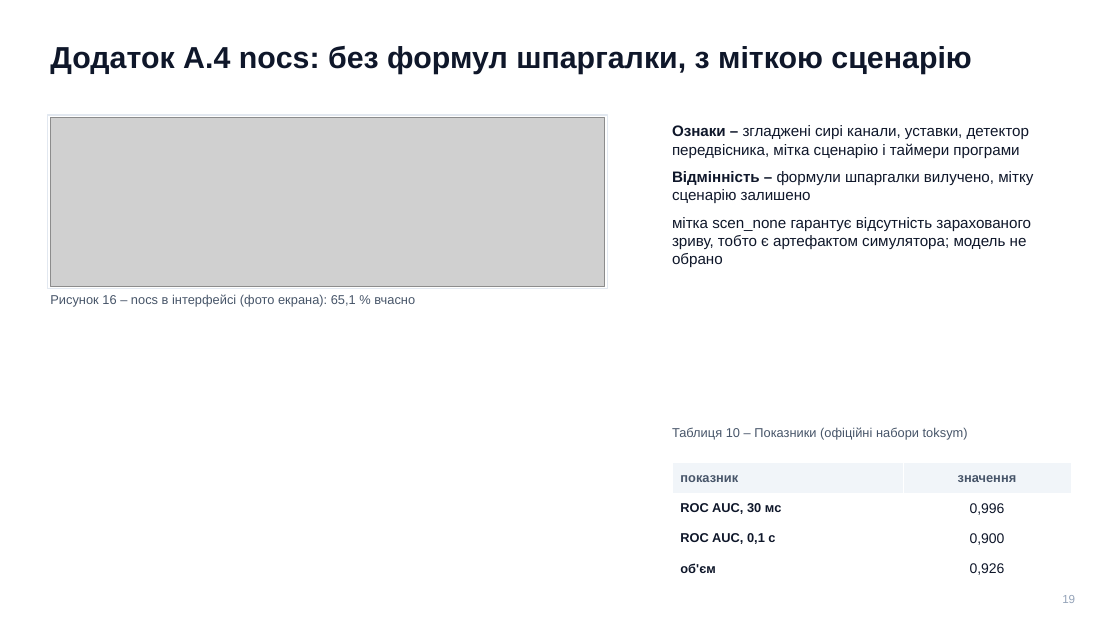
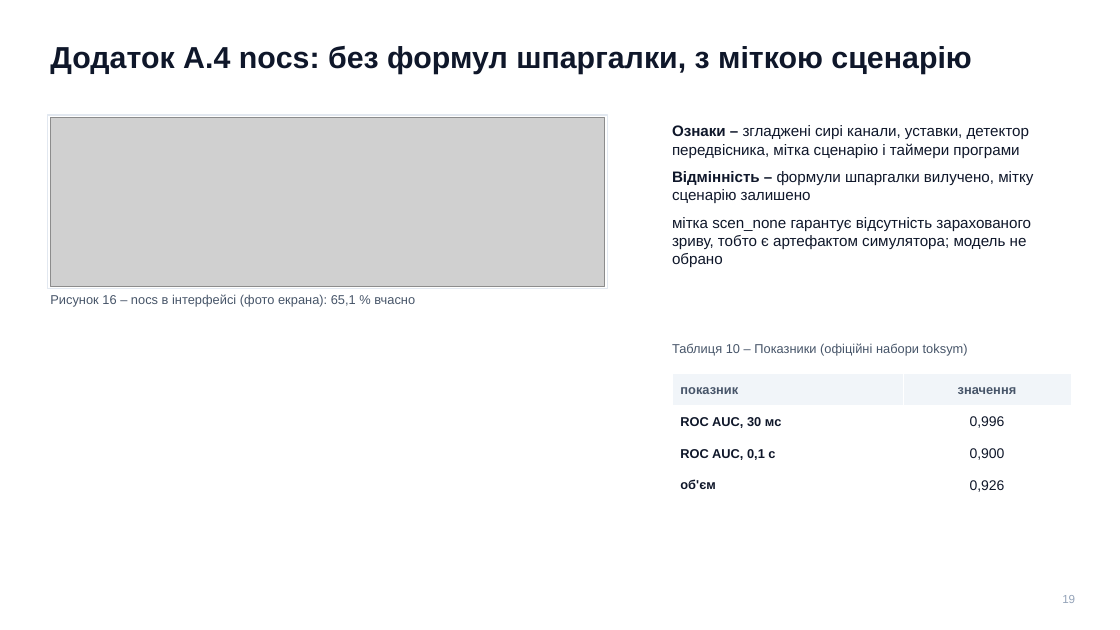
Before and after one commit to llllenah/plasma-disruption-prediction, a slide deck: slide 19 of docs/presentation.pptx. Drawn at 1120x630 pixels with LibreOffice and Linux fonts; fonts in the diff are those of the drawing; grey boxes stand for pictures. Boxes give left, top, right and bottom in pixels: in the first picture for what was removed or moved away, otherwise in the second. Text is boxed around its words. In the diff, an @@ line names an element or a change of style, - is before the commit and + after.

```diff
--- a/docs/presentation.pptx
+++ b/docs/presentation.pptx
@@ text "Таблиця 10 – Показники (офіційні ...": place and size @@
-text "Таблиця 10 – Показники (офіційні ..." at bbox=[672, 427, 968, 440]
+text "Таблиця 10 – Показники (офіційні ..." at bbox=[672, 343, 968, 355]
@@ table: place and size @@
-table at bbox=[672, 463, 1071, 584]
+table at bbox=[672, 374, 1071, 502]
```
Also in this commit, not shown: 7 other slides changed, 12 other files.
